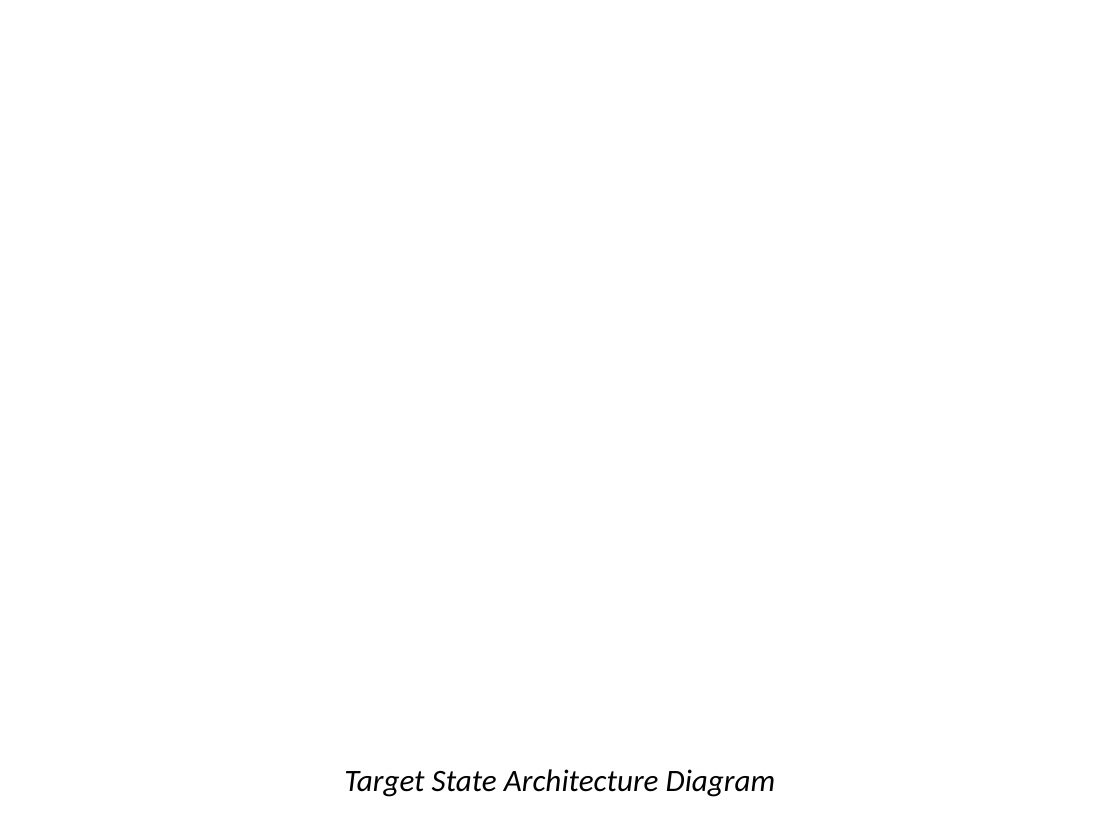
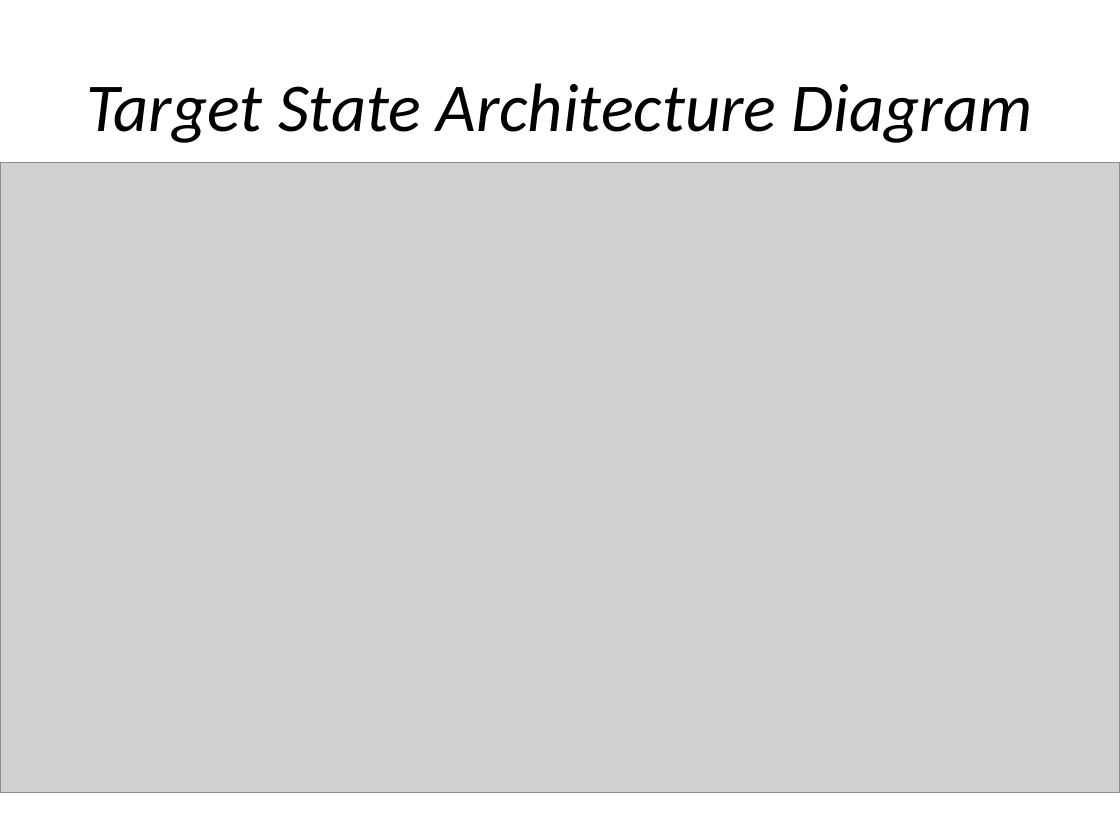
Before and after one commit to ewfx/gaied-ai-innovators, a slide deck: slide 9 of artifacts/arch/Email_Processing_System_Presentation.pptx. Drawn at 1120x840 pixels with LibreOffice and Linux fonts; fonts in the diff are those of the drawing; grey boxes stand for pictures; background and template pictures are left out. Boxes give left, top, right and bottom in pixels: in the first picture for what was removed or moved away, otherwise in the second. Text is boxed around its words. In the diff, an @@ line names an element or a change of style, - is before the commit and + after.

```diff
--- a/artifacts/arch/Email_Processing_System_Presentation.pptx
+++ b/artifacts/arch/Email_Processing_System_Presentation.pptx
@@ title "Target State Architecture Diagram" moved from (x1=344, y1=769, x2=776, y2=797) to (x1=86, y1=83, x2=1033, y2=143) @@
@@ title "Target State Architecture Diagram" at (x1=86, y1=83, x2=1033, y2=143): size 20 to 44 pt; line spacing 0.8 to 1; less space between paragraphs; vertical alignment top to middle @@
@@ picture added at (x1=0, y1=162, x2=1120, y2=792) @@
```
Also in this commit, not shown: 7 other slides changed, 1 other file.
